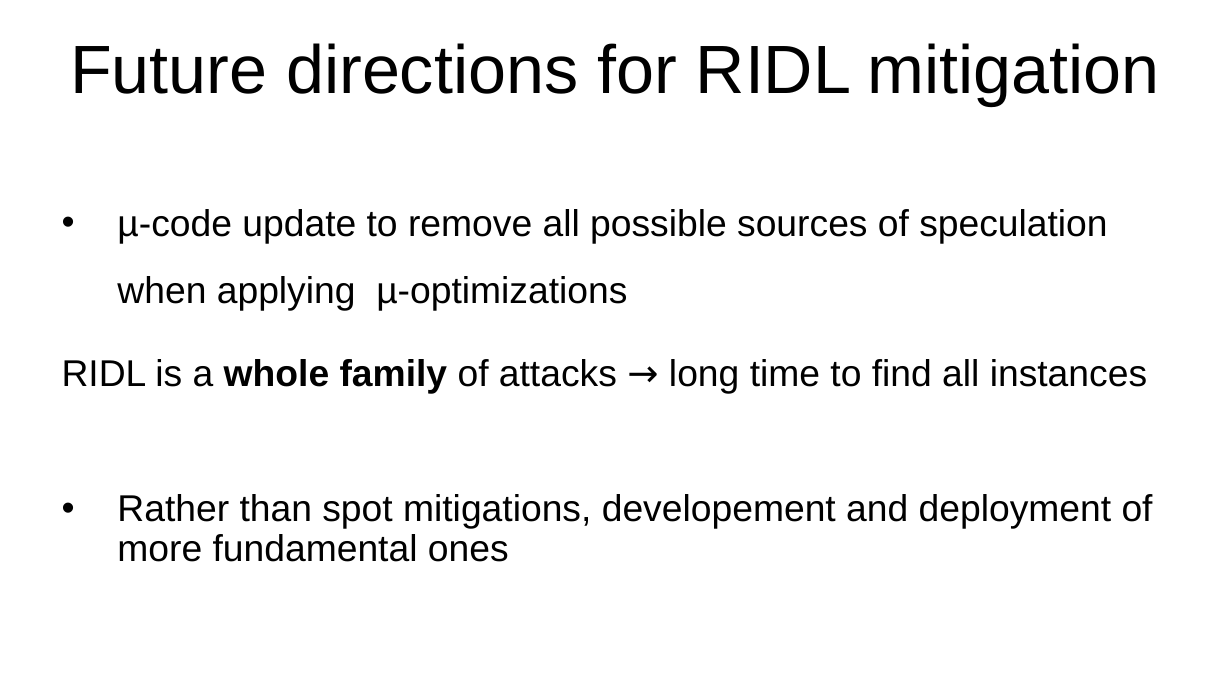
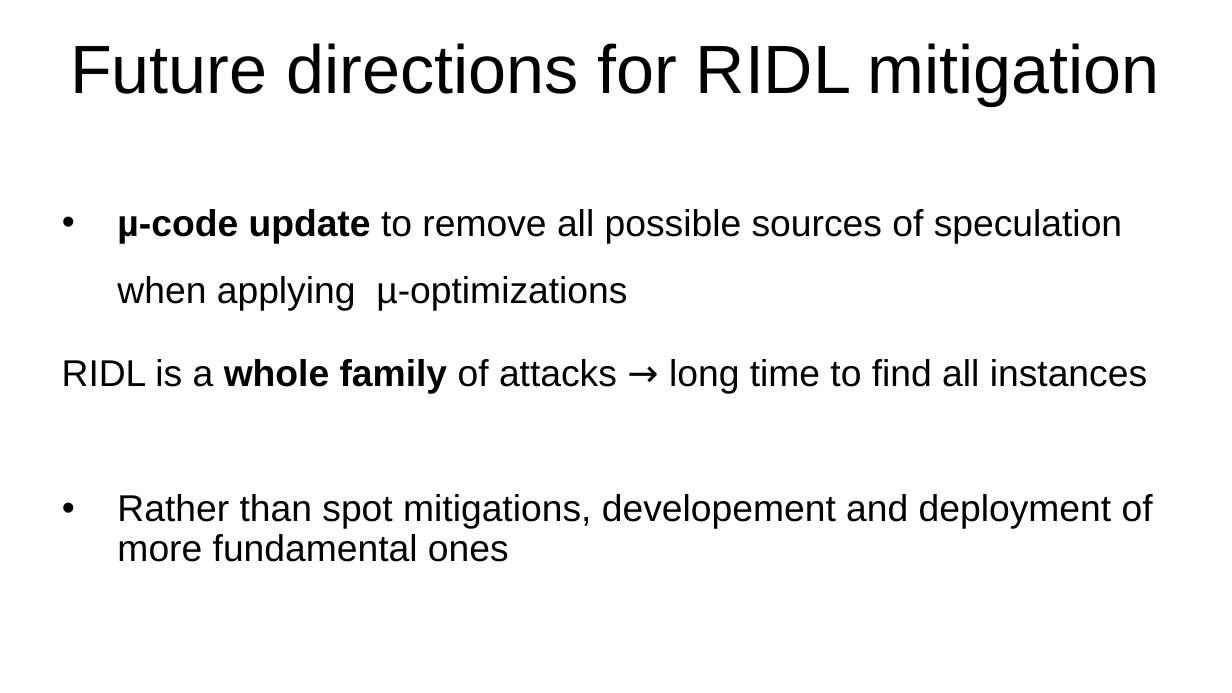
Before and after one commit to Rijndael99/hw_vulnerabilities, a slide deck: slide 15 of presentation1.pptx. Drawn at 1232x693 pixels with LibreOffice and Linux fonts; fonts in the diff are those of the drawing. Boxes give left, top, right and bottom in pixels: in the first picture for what was removed or moved away, otherwise in the second. Text is boxed around its words. In the diff, an @@ line names an element or a change of style, - is before the commit and + after.

```diff
--- a/presentation1.pptx
+++ b/presentation1.pptx
@@ text at <box>117,209,1122,311</box>: bold on in "µ-code update" @@
```
Also in this commit, not shown: 7 other slides changed.
